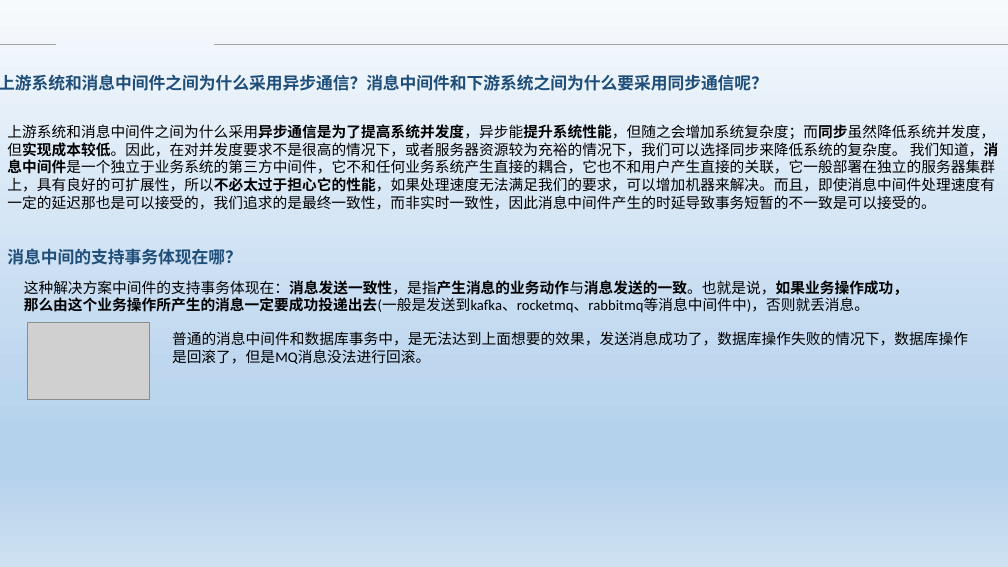
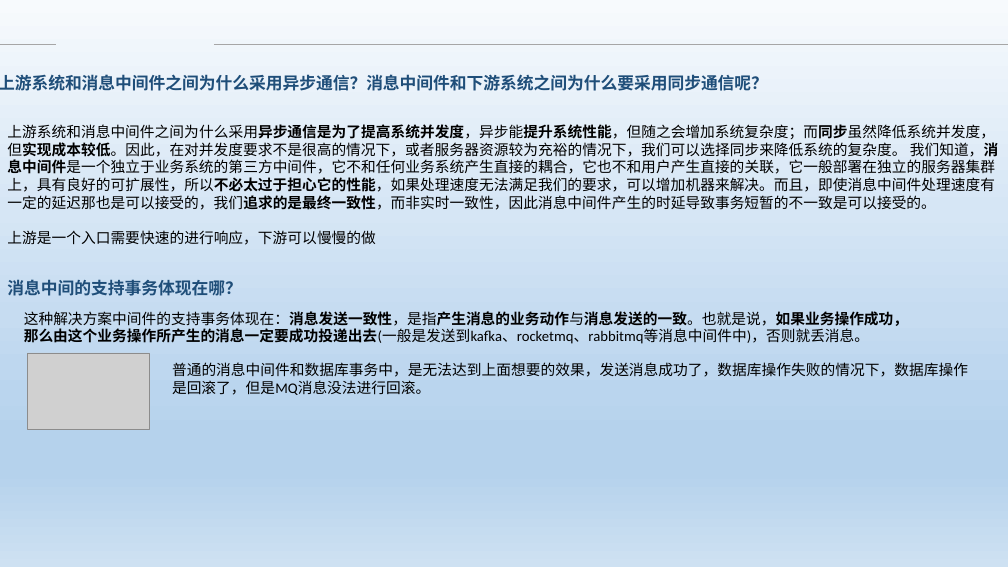
Before and after one commit to Heffie199/zhao_Note, a slide deck: slide 8 of 分布式事务的解决方案 .pptx. Drawn at 1008x567 pixels with LibreOffice and Linux fonts; fonts in the diff are those of the drawing; grey boxes stand for pictures; background and template pictures are left out. Boxes give left, top, right and bottom in pixels: in the first picture for what was removed or moved away, otherwise in the second. Text is boxed around its words. In the diff, an @@ line names an element or a change of style, - is before the commit and + after.

```diff
--- a/分布式事务的解决方案 .pptx
+++ b/分布式事务的解决方案 .pptx
@@ text at box(7, 124, 999, 210): bold on in "我们知道，消息中间件是一个独立于业务系统的第三方中间件，它不和任何业务系统产生直接的耦合，它也不和用户产生直接的关联，它 ..." @@
@@ text at box(7, 230, 375, 245): paragraph added @@
+上游是一个入口需要快速的进行响应，下游可以慢慢的做
@@ 3 texts, 1 picture: place and size @@
-3 texts, 1 picture at box(7, 248, 968, 399)
+3 texts, 1 picture at box(7, 279, 968, 430)
```
Also in this commit, not shown: 11 other slides changed, 2 other files.
